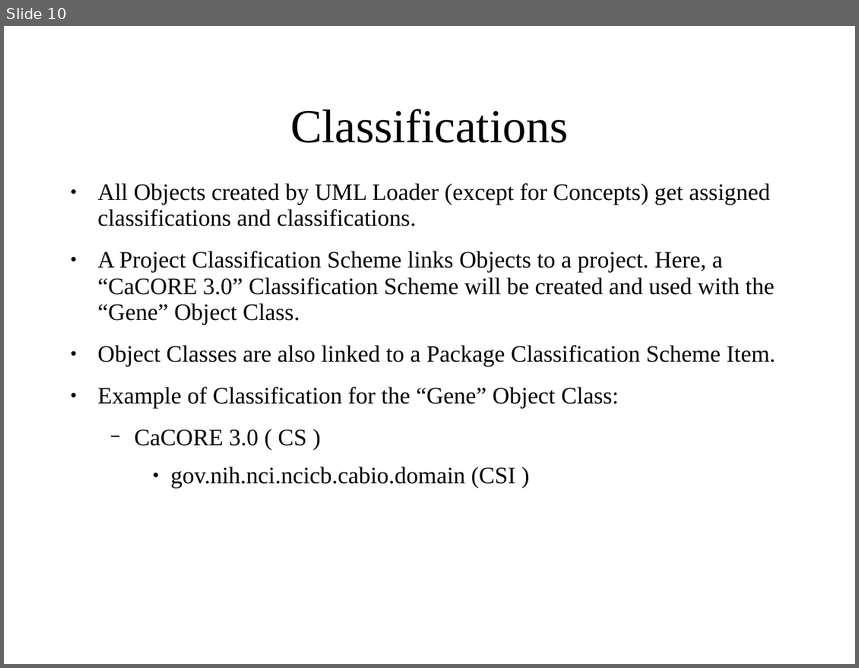
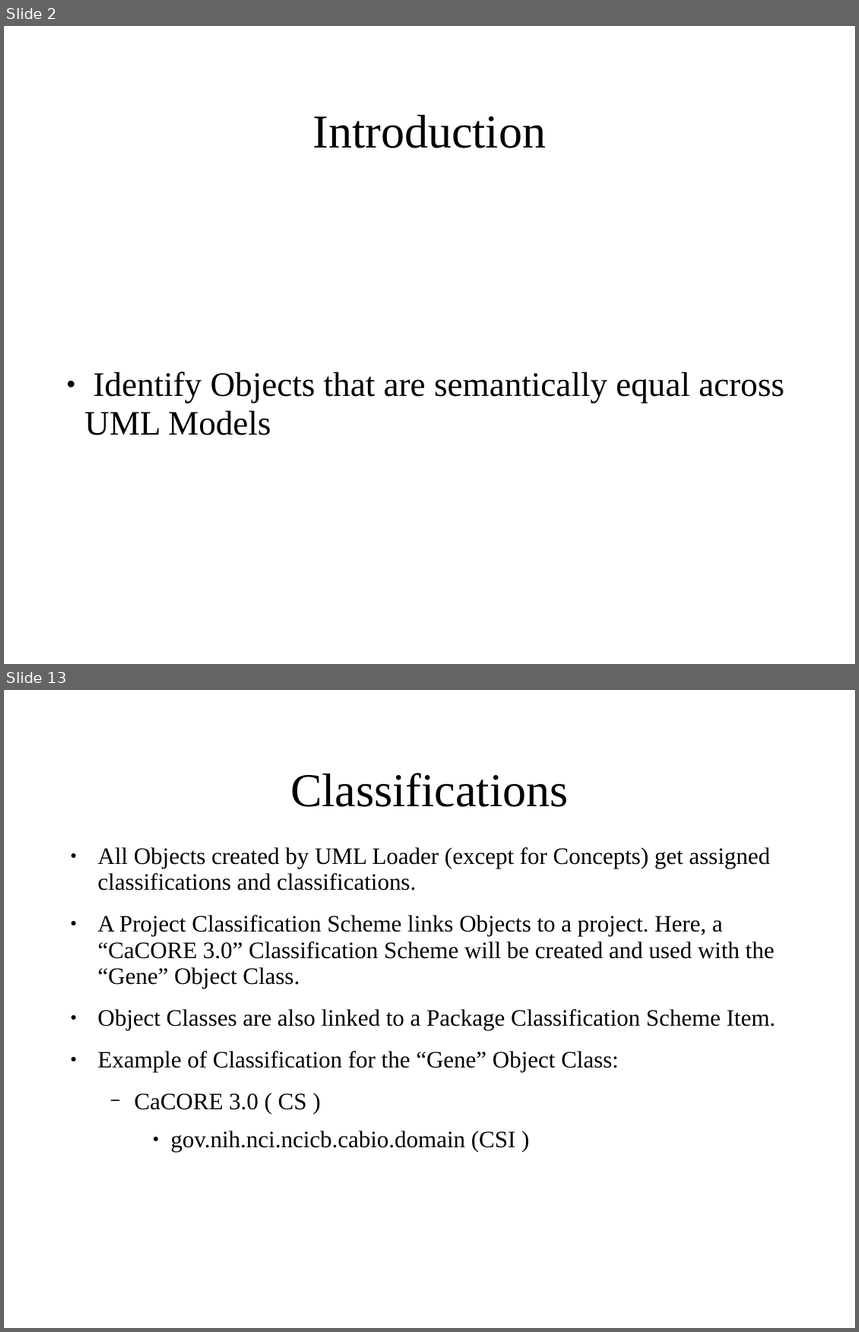
Before and after one commit to NCIP/cadsr-semantic-tools, a slide deck: docs/mapping-presentation-draft.ppt. Shown one above the other, each under a label of ours: slide 10 before the commit, slides 2 and 13 after it; the slides between them are not shown. The pictures are 859x668 and 859x1332 pixels, drawn with LibreOffice and Linux fonts; fonts in the diff are those of the drawing; background and template pictures are left out. Boxes give left, top, right and bottom in pixels: in the first picture for what was removed or moved away, otherwise in the second. Text is boxed around its words. In the diff, an @@ line names an element or a change of style, - is before the commit and + after.

```diff
--- a/docs/mapping-presentation-draft.ppt
+++ b/docs/mapping-presentation-draft.ppt
@@ slide 2 added at [4,26,855,664], background #FFFFFF @@
@@ title added at [313,115,547,148], 44 pt, text #000000 @@
+Introduction
@@ subtitle added at [85,372,785,436], 32 pt, text #000000 @@
+● Identify Objects that are semantically equal across UML Models
@@ what was slide 10 is now slide 13 @@
```
Also in this commit, not shown: 11 slides changed, 7 other slides added, 1 slide removed.
